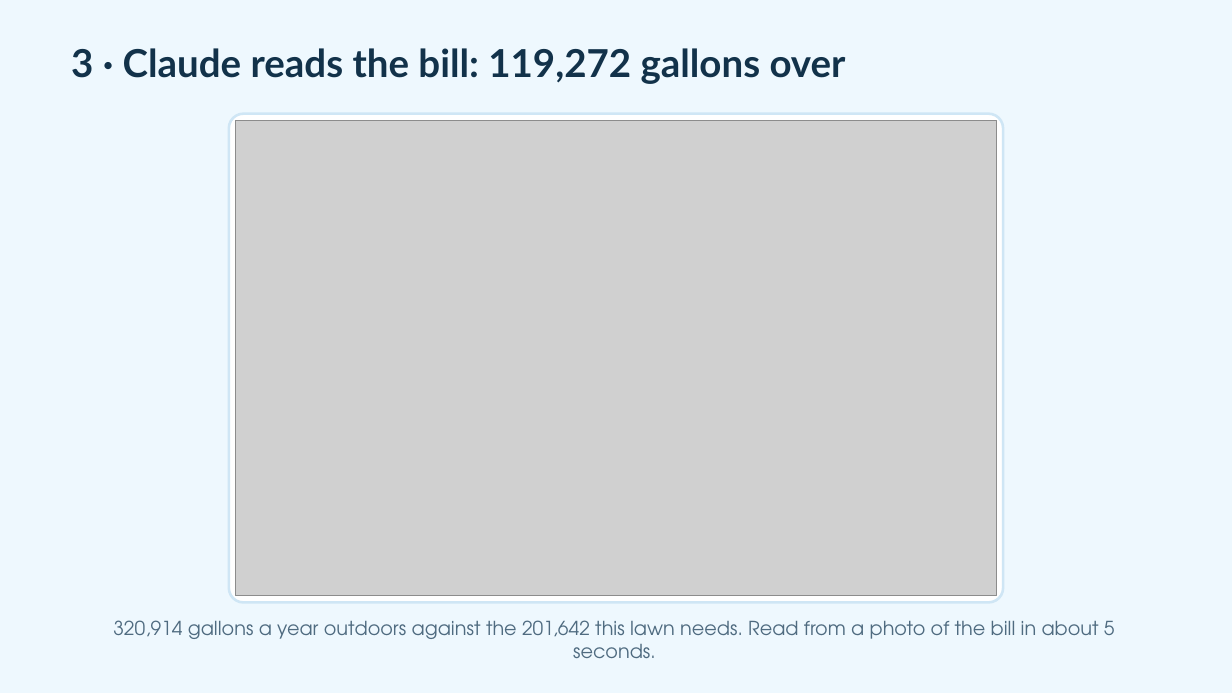
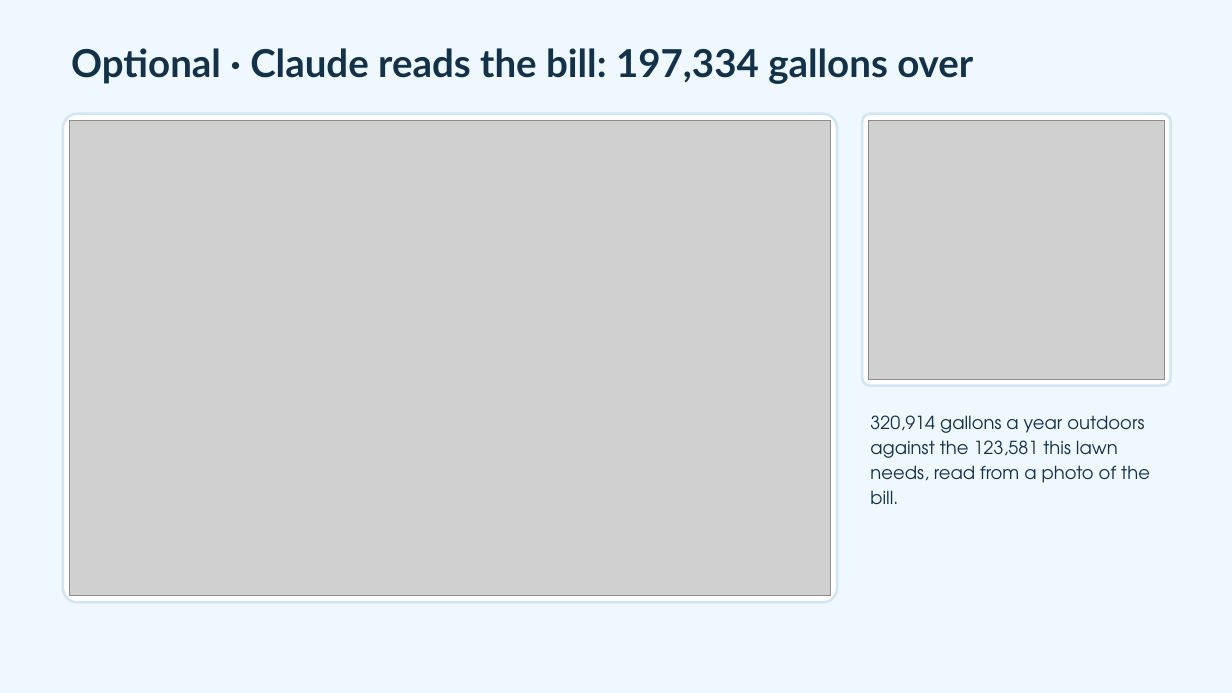
Before and after one commit to adamfortuna/overwatering, a slide deck: slide 22 of docs/pitch/overwatering.pptx (slide 16 before the commit). Drawn at 1232x693 pixels with LibreOffice and Linux fonts; fonts in the diff are those of the drawing; grey boxes stand for pictures. Boxes give left, top, right and bottom in pixels: in the first picture for what was removed or moved away, otherwise in the second. Text is boxed around its words. In the diff, an @@ line names an element or a change of style, - is before the commit and + after.

```diff
--- a/docs/pitch/overwatering.pptx
+++ b/docs/pitch/overwatering.pptx
@@ text at (71,48,973,84): text changed @@
-3 · Claude reads the bill: 119,272 gallons over
+Optional · Claude reads the bill: 197,334 gallons over
@@ rounded rectangle: place and size @@
-rounded rectangle at (229,114,1004,603)
+rounded rectangle at (63,114,837,603)
@@ rounded rectangle added at (862,114,1171,385), fill #FFFFFF, outline #CFE6F5 2 pt @@
@@ picture: place and size @@
-picture at (236,120,997,596)
+picture at (69,120,831,596)
@@ picture added at (869,120,1165,379) @@
@@ text at (870,415,1150,505): text changed; size 15 to 14 pt; text colour #4F6B80 to #12324A @@
-320,914 gallons a year outdoors against the 201,642 this lawn needs. Read from a photo of the bill in about 5 seconds.
+320,914 gallons a year outdoors against the 123,581 this lawn needs, read from a photo of the bill.
```
Also in this commit, not shown: 14 other slides changed, 7 slides added, 8 slides removed, 30 other files.
